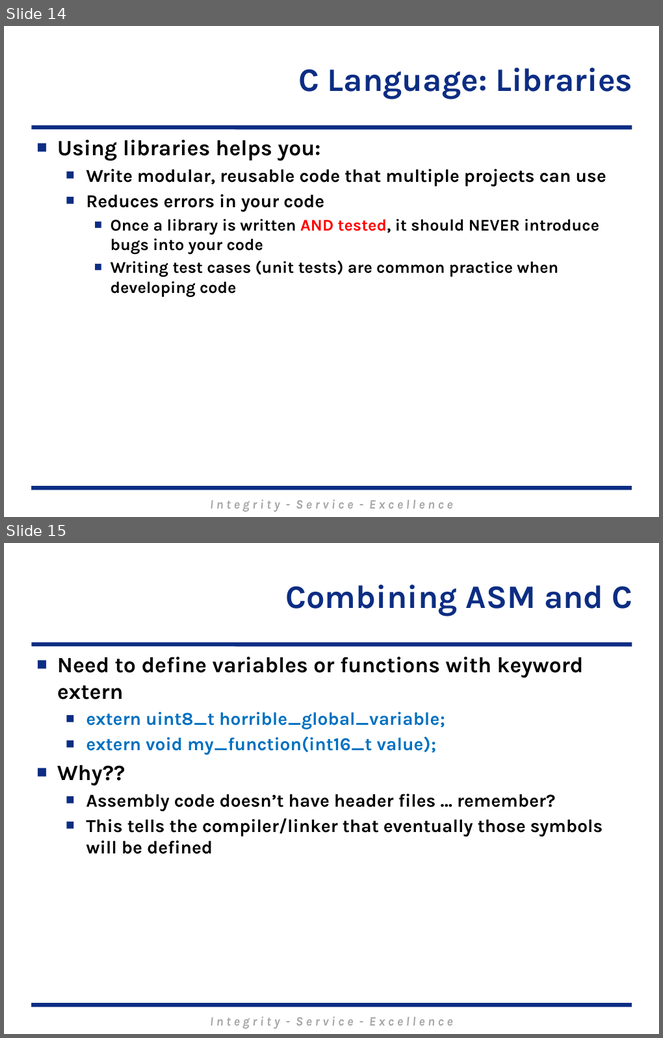
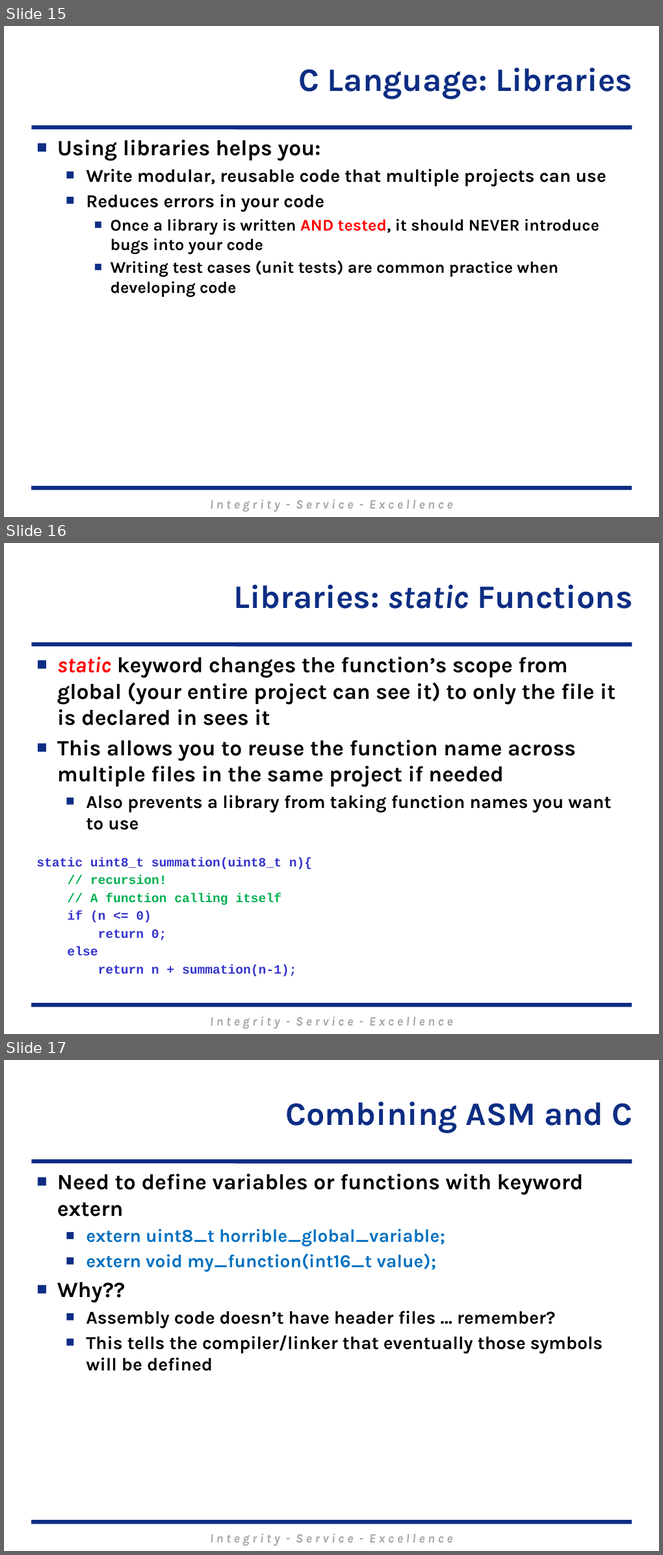
Before and after one commit to MarsUniversity/ECE382, a slide deck: source/lessons/lsn21/Lsn21.pptx. Shown one above the other, each under a label of ours: slides 14 and 15 before the commit, slides 15, 16 and 17 after it. The pictures are 663x1038 and 663x1555 pixels, drawn with LibreOffice and Linux fonts; fonts in the diff are those of the drawing; background and template pictures are left out. Boxes give left, top, right and bottom in pixels: in the first picture for what was removed or moved away, otherwise in the second. Text is boxed around its words. In the diff, an @@ line names an element or a change of style, - is before the commit and + after.

```diff
--- a/source/lessons/lsn21/Lsn21.pptx
+++ b/source/lessons/lsn21/Lsn21.pptx
@@ slide 16 added at (x1=4, y1=543, x2=659, y2=1034), background #FFFFFF; not listed: 3 template elements that a slide beside it also shows @@
@@ title added at (x1=233, y1=585, x2=633, y2=609), 36 pt, text #0C2D83, bold @@
+Libraries: static Functions
@@ text added at (x1=36, y1=657, x2=616, y2=977), 24 pt, text #000000, bold @@
+■ static keyword changes the function’s scope from global (your entire project can see it) to only the file it is declared in sees it
+■ This allows you to reuse the function name across multiple files in the same project if needed
+  ■ Also prevents a library from taking function names you want to use
+static uint8_t summation(uint8_t n){
+// recursion!
+// A function calling itself
+if (n <= 0)
+return 0;
+else
+return n + summation(n-1);
@@ what was slide 14 is now slide 15 @@
@@ what was slide 15 is now slide 17 @@
```
Also in this commit, not shown: 3 slides changed, 1 other slide added, 10 other files.
